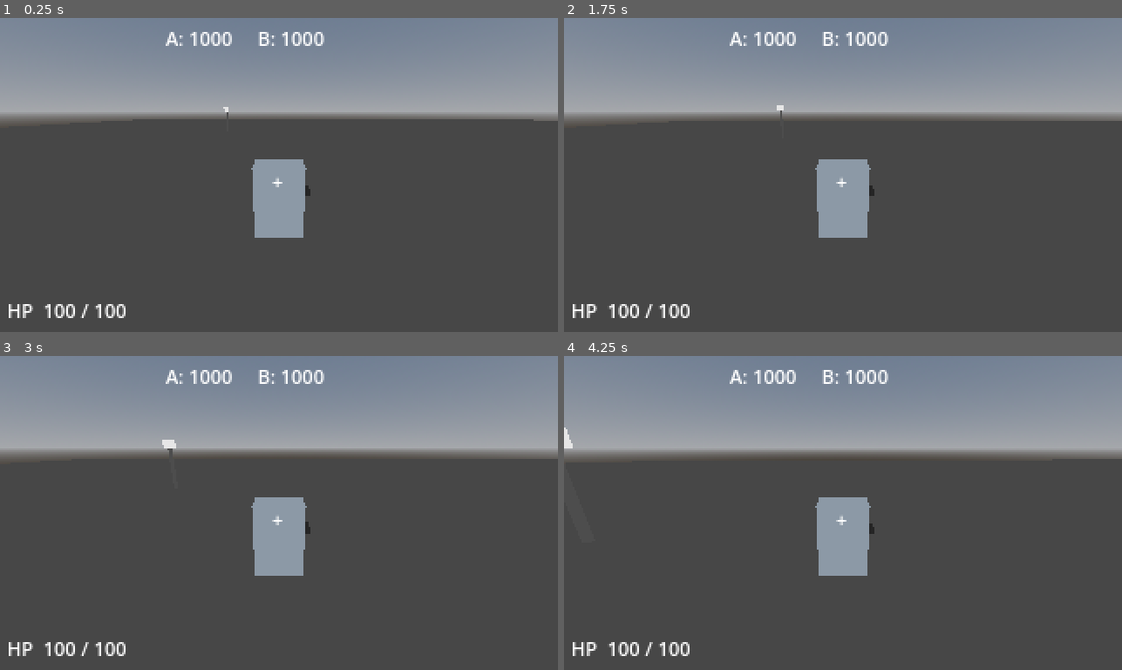
Above: before the commit, frames 1-4 (two rows, left to right).
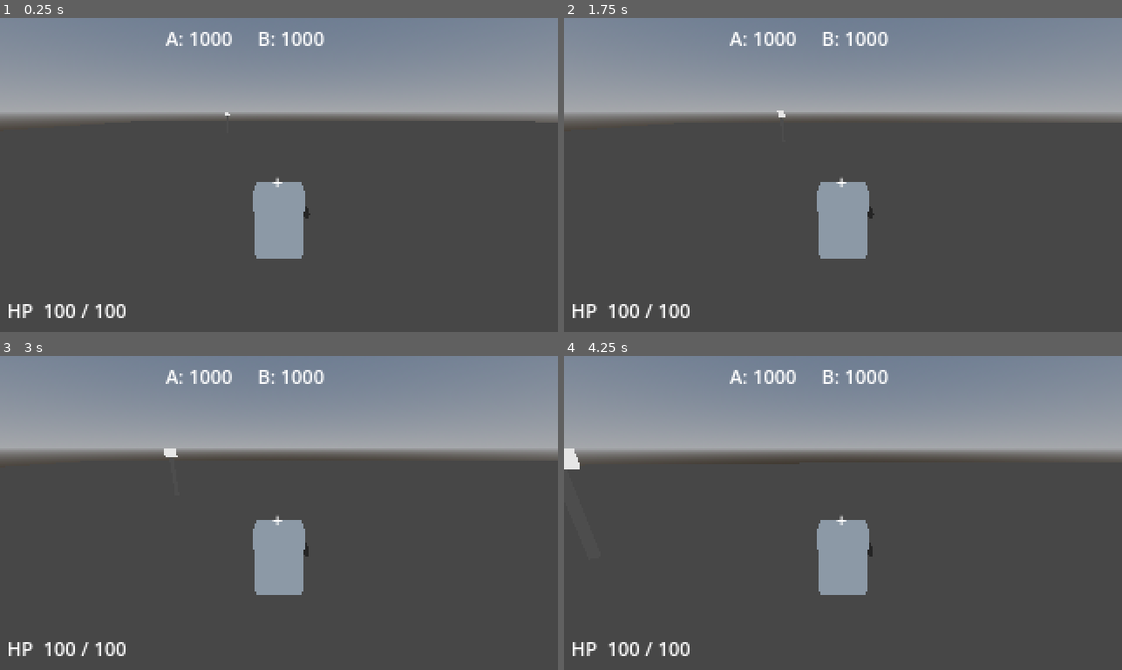
Above: after the commit, the same moments.

Repository: jonathandaley/Hardpoint
Game: Godot game, scene res://scenes/arena/Arena.tscn
Two runs of this game, one before a commit and one after it. Both use one fixed random seed, a clock stepped at 60 frames per second and the inputs below.
Inputs (mouse positions are in pixels of both pictures, inside the frame that each line leads up to):
- Up to frame 1 (0.25 s): no input
- Up to frame 2 (1.75 s): tap Enter at 0.5 s; move the mouse to (870, 175) at 0.52 s; press the mouse at (870, 175) at 0.53 s; hold W (move_forward) from 0.53 s (still down); move the mouse to (815, 175) at 1.27 s; release the mouse at (815, 175) at 1.28 s; right-click (815, 175) at 1.35 s
- Up to frame 3 (3 s): keep holding W (move_forward); tap Space at 2 s; move the mouse to (290, 506) at 2.02 s; press the mouse at (290, 506) at 2.03 s; move the mouse to (273, 519) at 2.77 s; release the mouse at (273, 519) at 2.78 s; right-click (273, 519) at 2.85 s
- Up to frame 4 (4.25 s): keep holding W (move_forward); move the mouse to (887, 516) at 3.52 s; press the mouse at (887, 516) at 3.53 s

The runs differ from the first frame. In frame 1, 1.5% of the frame differs, in the area x 24-100%, y 28-77%; in frame 2, 1.4%; in frame 3, 1.4%; in frame 4, 1.5%, in the area x 0-100%, y 22-77%.

Commit message:
Fix camera aim over mech head and kill-ends-match
Camera: raised SpringArm3D pivot from y=1.5 to y=2.1, above the 1.8m
body mesh. Aim point at default pitch now falls just above the mech head
rather than through it.

Kill: Arena.on_player_eliminated now calls match_node.force_end() with
the winning team so killing the bot (or being killed) ends the match and
triggers the YOU WIN / YOU LOSE screen. Added Match.force_end() as the
public entry point for external match termination.

Co-Authored-By: Claude Sonnet 4.6 <noreply@anthropic.com>

Diff:
--- a/scenes/arena/Arena.gd
+++ b/scenes/arena/Arena.gd
@@ -86,10 +86,9 @@
 			Input.mouse_mode = Input.MOUSE_MODE_CAPTURED
 
 func on_player_eliminated(p: Node) -> void:
-	if p == _player:
-		print("[Arena] Player eliminated — game over.")
-	else:
-		print("[Arena] Bot eliminated.")
+	var losing_team: int = p.get("team") if p.get("team") != null else 0
+	match_node.force_end(1 - losing_team)
+	print("[Arena] Player eliminated." if p == _player else "[Arena] Bot eliminated.")
 
 func _on_match_ended(winning_team: int) -> void:
 	Input.mouse_mode = Input.MOUSE_MODE_VISIBLE
--- a/scenes/mech/Mech.tscn
+++ b/scenes/mech/Mech.tscn
@@ -35,7 +35,7 @@
 [node name="RaycastGun" parent="HardpointRight" instance=ExtResource("5")]
 
 [node name="CameraArm" type="SpringArm3D" parent="."]
-position = Vector3(0, 1.5, 0)
+position = Vector3(0, 2.1, 0)
 rotation = Vector3(-0.3, 0, 0)
 spring_length = 5.0
 collision_mask = 1
--- a/scripts/Match.gd
+++ b/scripts/Match.gd
@@ -37,6 +37,9 @@
 	if time_limit > 0.0 and elapsed >= time_limit:
 		_end_match(0 if scores[0] >= scores[1] else 1)
 
+func force_end(winning_team: int) -> void:
+	_end_match(winning_team)
+
 func _end_match(winning_team: int) -> void:
 	running = false
 	match_ended.emit(winning_team)
